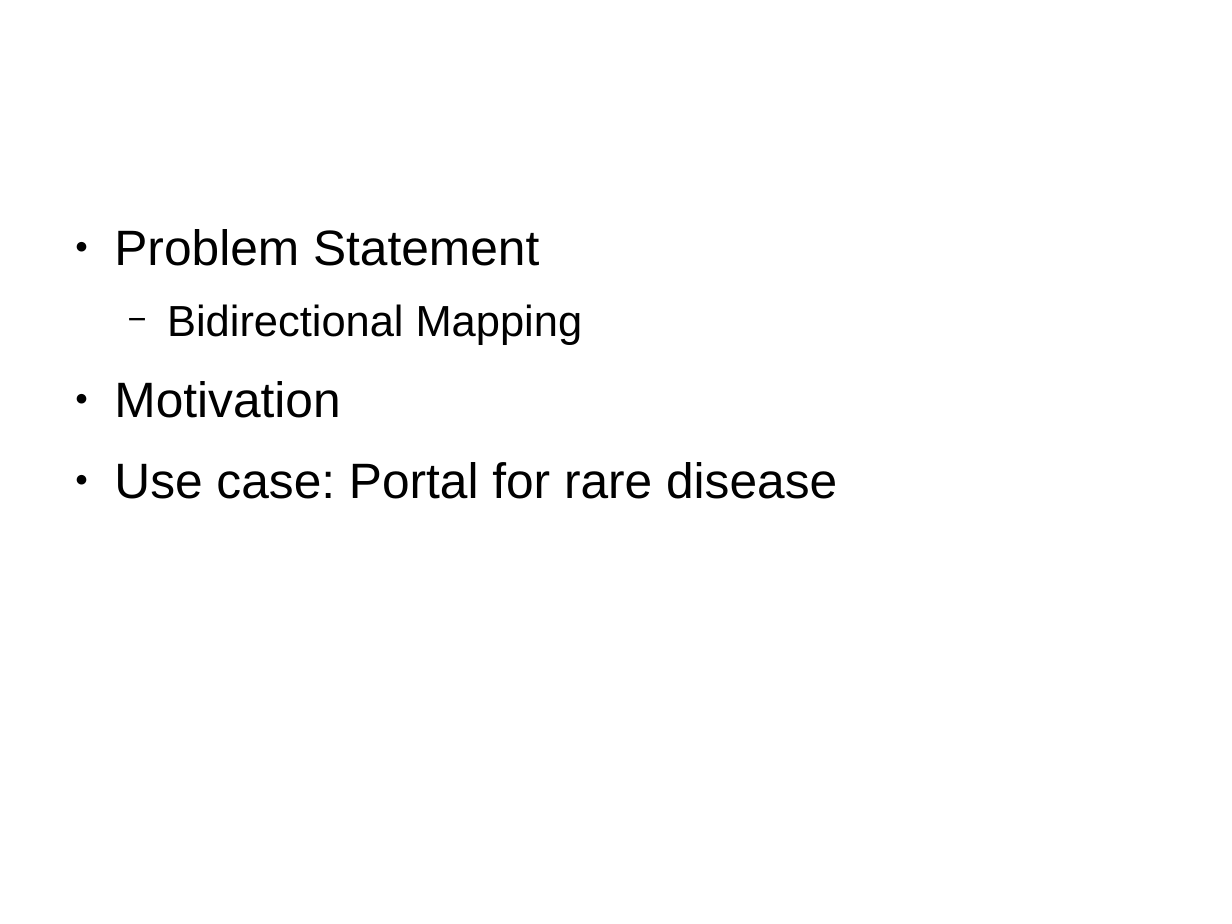
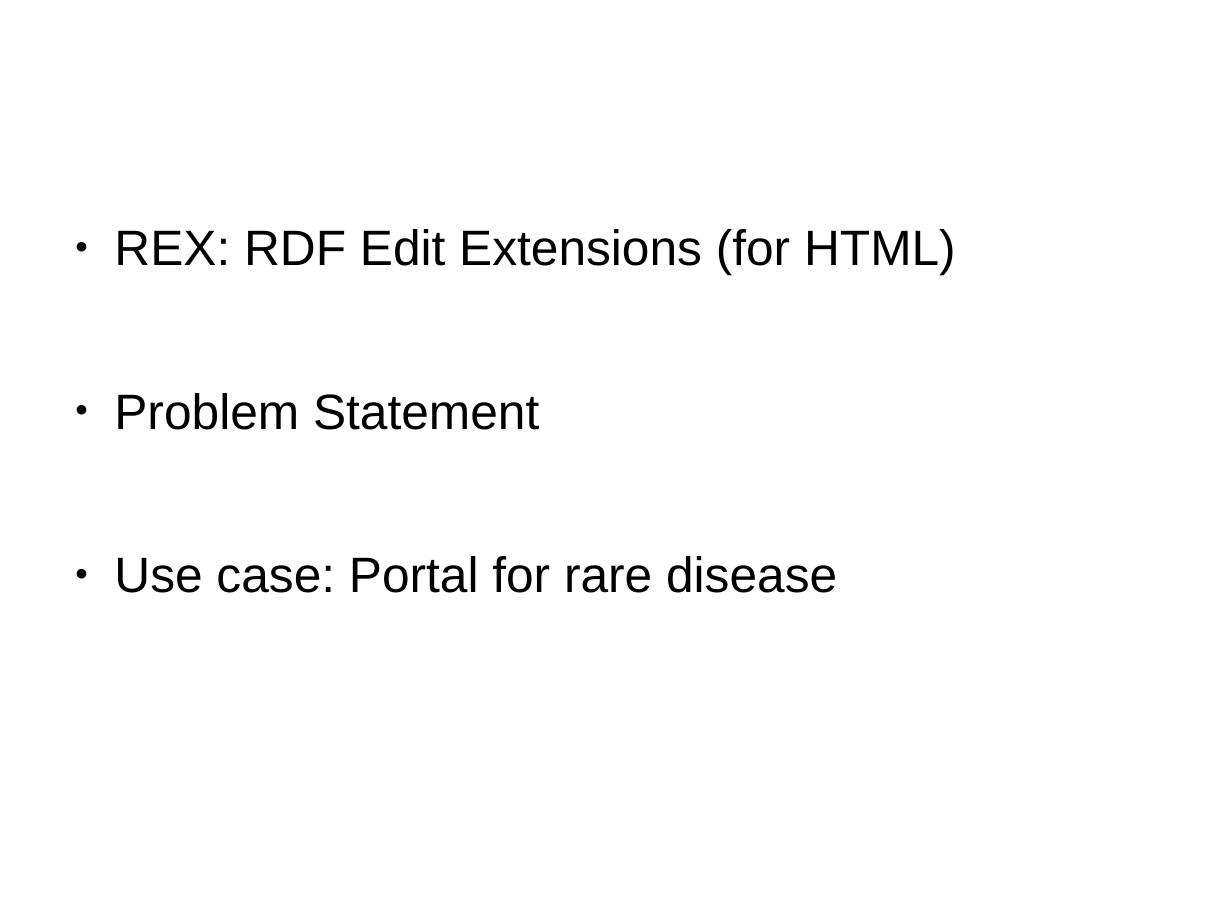
Before and after one commit to SmartDataAnalytics/Jassa-UI-Angular, a slide deck: slide 2 of jassa-ui-angular-edit/slides/short-presentation.odp. Drawn at 1232x924 pixels with LibreOffice and Linux fonts; fonts in the diff are those of the drawing. Boxes give left, top, right and bottom in pixels: in the first picture for what was removed or moved away, otherwise in the second. Text is boxed around its words. In the diff, an @@ line names an element or a change of style, - is before the commit and + after.

```diff
--- a/jassa-ui-angular-edit/slides/short-presentation.odp
+++ b/jassa-ui-angular-edit/slides/short-presentation.odp
@@ text at bbox=[114, 229, 956, 275]: paragraph added @@
+● REX: RDF Edit Extensions (for HTML)
@@ text at bbox=[114, 304, 583, 418]: paragraphs removed @@
-  − Bidirectional Mapping
-● Motivation
```
Also in this commit, not shown: 2 other slides changed, 3 slides added, 3 slides removed.
